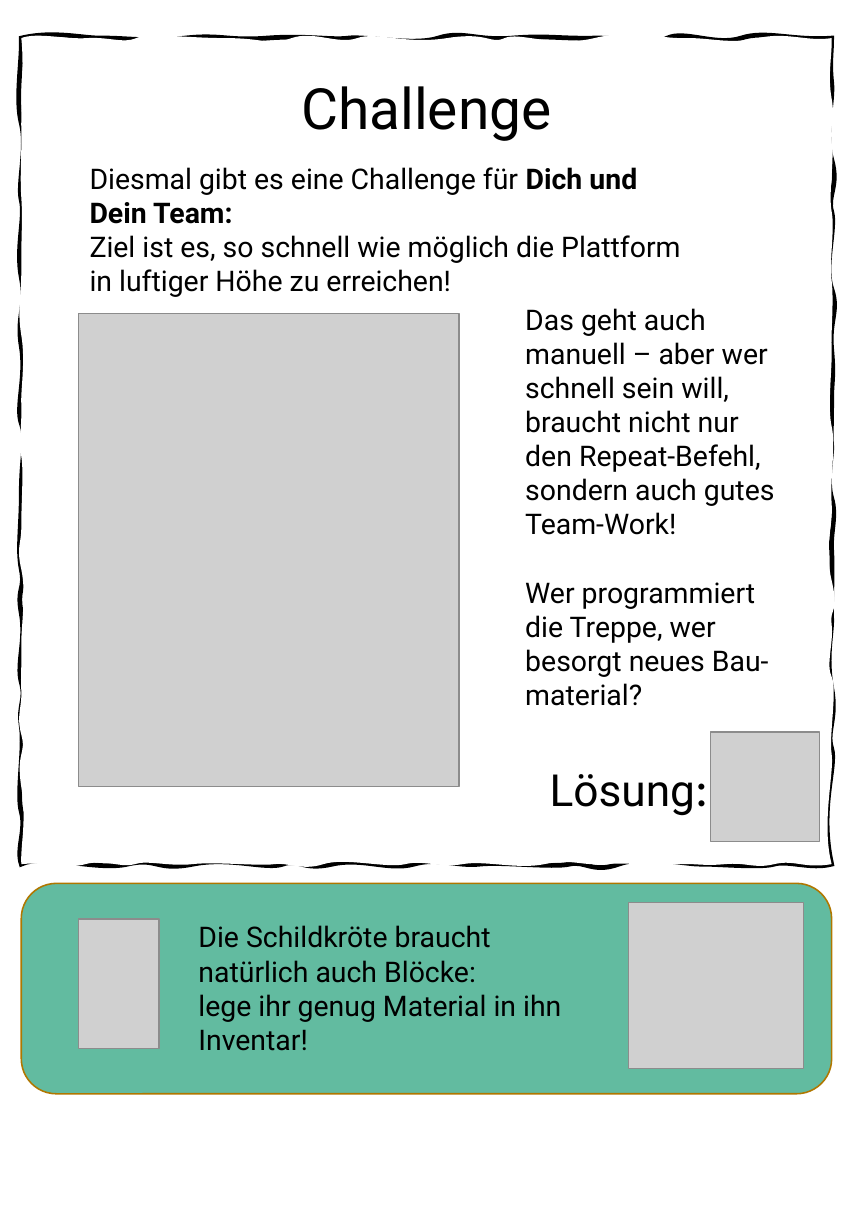
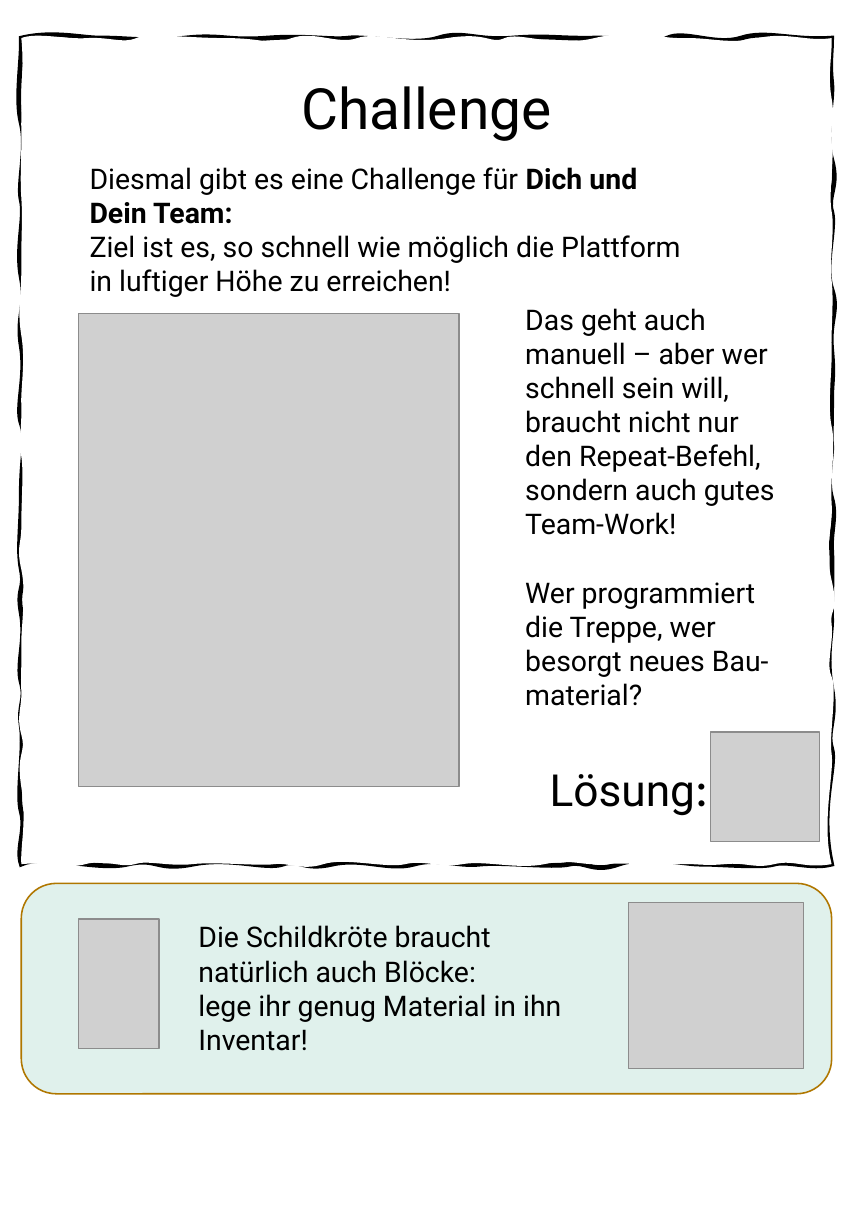
Before and after one commit to KidsLabDe/ProgrammierenInMinecraft_Videokurs, a slide deck: slide 4 of Lernkarten/Level3 - Gruppen-Bau-Challenge.pptx. Drawn at 853x1232 pixels with LibreOffice and Linux fonts; fonts in the diff are those of the drawing; grey boxes stand for pictures; background and template pictures are left out. Boxes give left, top, right and bottom in pixels: in the first picture for what was removed or moved away, otherwise in the second. Text is boxed around its words. In the diff, an @@ line names an element or a change of style, - is before the commit and + after.

```diff
--- a/Lernkarten/Level3 - Gruppen-Bau-Challenge.pptx
+++ b/Lernkarten/Level3 - Gruppen-Bau-Challenge.pptx
@@ rounded rectangle at <box>22,884,831,1094</box>: fill #62BBA0 to #E0F1EC @@
```
Also in this commit, not shown: 3 other slides changed, 6 other files.
